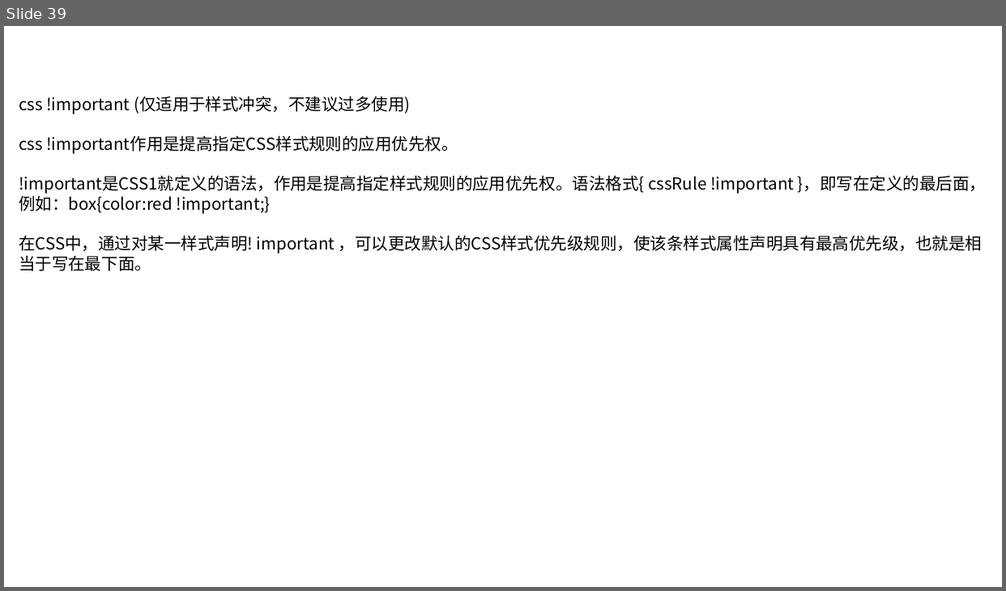
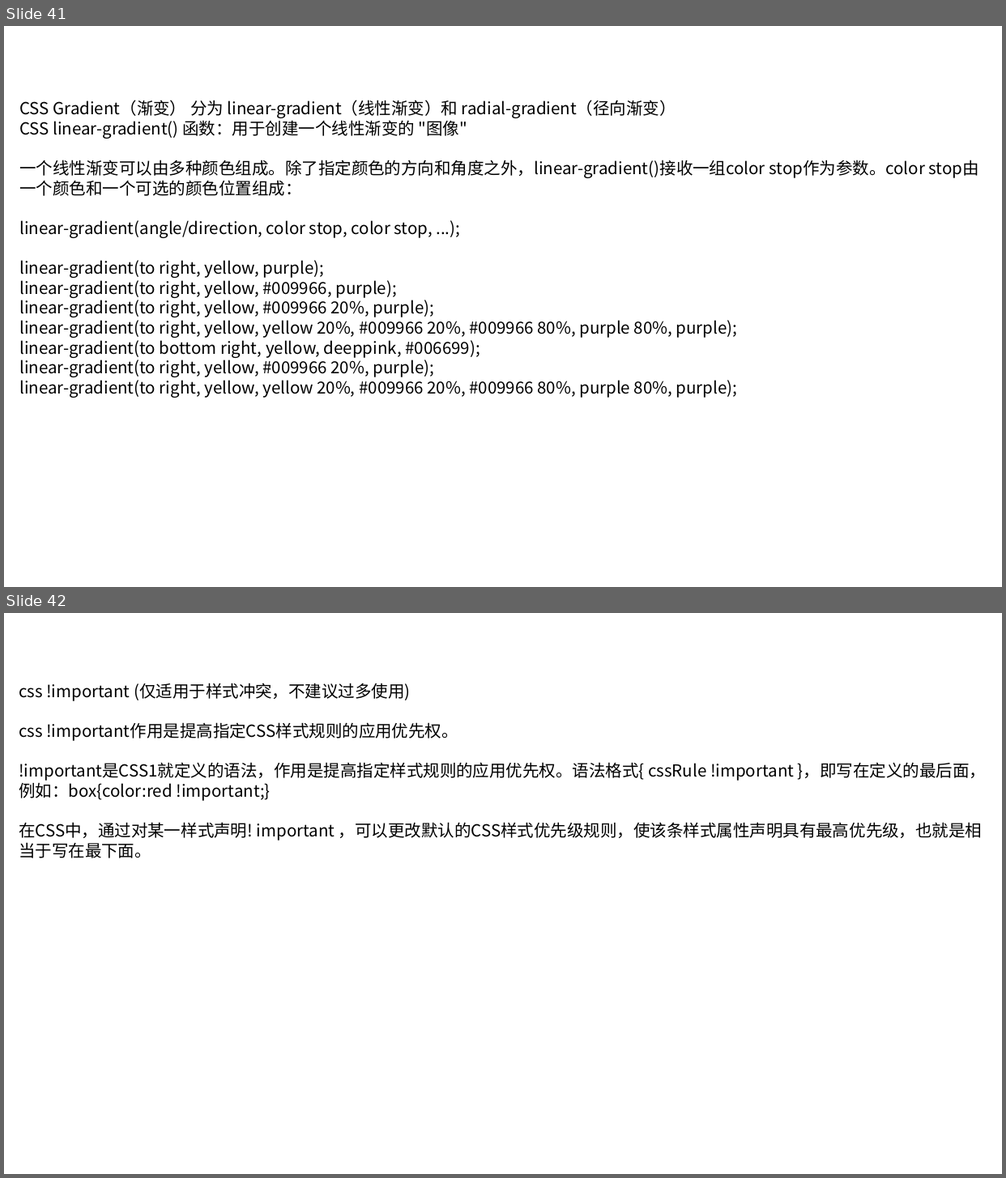
Before and after one commit to linkknown/PPT, a slide deck: 前端PPT/css 简介.pptx. Shown one above the other, each under a label of ours: slide 39 before the commit, slides 41 and 42 after it. The pictures are 1006x591 and 1006x1178 pixels, drawn with LibreOffice and Linux fonts; fonts in the diff are those of the drawing; background and template pictures are left out. Boxes give left, top, right and bottom in pixels: in the first picture for what was removed or moved away, otherwise in the second. Text is boxed around its words. In the diff, an @@ line names an element or a change of style, - is before the commit and + after.

```diff
--- a/前端PPT/css 简介.pptx
+++ b/前端PPT/css 简介.pptx
@@ slide 41 added at [4,26,1002,587], background picture (left out) @@
@@ text added at [19,100,926,398], 16 pt, text #000000 @@
+CSS Gradient（渐变） 分为 linear-gradient（线性渐变）和 radial-gradient（径向渐变）
+CSS linear-gradient() 函数：用于创建一个线性渐变的 "图像"
+一个线性渐变可以由多种颜色组成。除了指定颜色的方向和角度之外，linear-gradient()接收一组color stop作为参数。color stop由一个颜色和一个可选的颜色位置组成：
+linear-gradient(angle/direction, color stop, color stop, ...);
+linear-gradient(to right, yellow, purple);
+linear-gradient(to right, yellow, #009966, purple);
+linear-gradient(to right, yellow, #009966 20%, purple);
+linear-gradient(to right, yellow, yellow 20%, #009966 20%, #009966 80%, purple 80%, purple);
+linear-gradient(to bottom right, yellow, deeppink, #006699);
+linear-gradient(to right, yellow, #009966 20%, purple);
+linear-gradient(to right, yellow, yellow 20%, #009966 20%, #009966 80%, purple 80%, purple);
@@ what was slide 39 is now slide 42 @@
```
Also in this commit, not shown: 8 slides changed, 2 other slides added, 2 other files.
